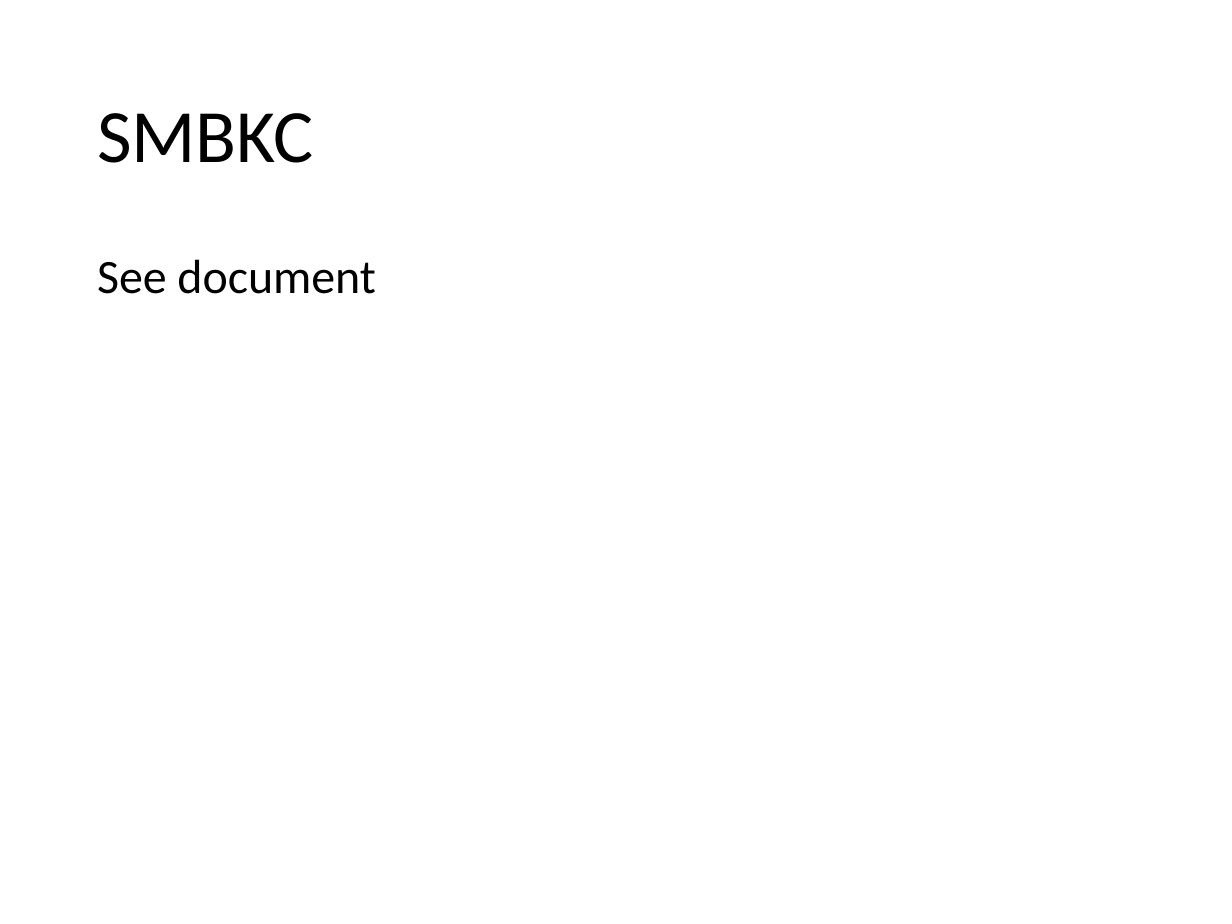
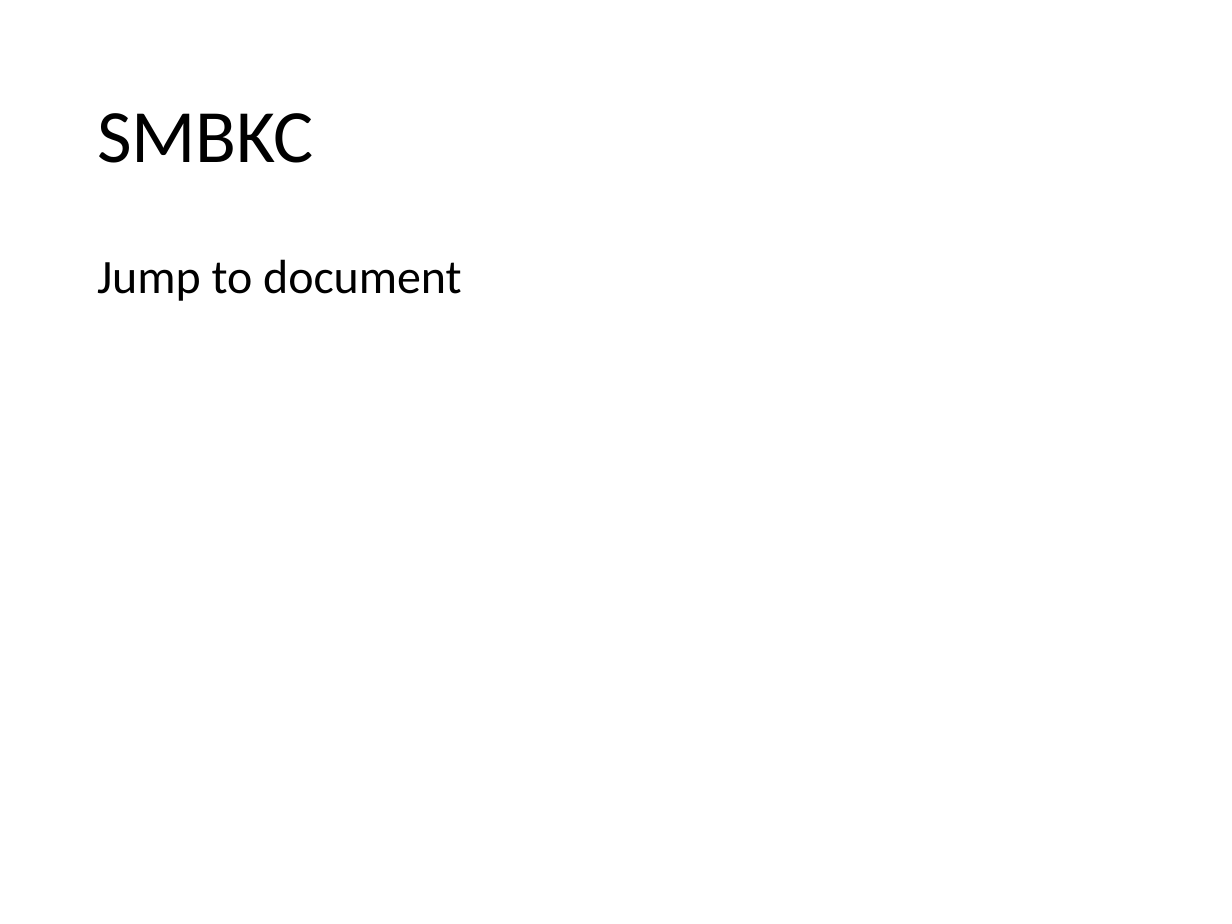
Before and after one commit to seacode/gmacs, a slide deck: slide 11 of docs/smbkc/smbkc.pptx (slide 8 before the commit). Drawn at 1232x924 pixels with LibreOffice and Linux fonts; fonts in the diff are those of the drawing. Boxes give left, top, right and bottom in pixels: in the first picture for what was removed or moved away, otherwise in the second. Text is boxed around its words. In the diff, an @@ line names an element or a change of style, - is before the commit and + after.

```diff
--- a/docs/smbkc/smbkc.pptx
+++ b/docs/smbkc/smbkc.pptx
@@ text at [97, 259, 461, 301]: text changed @@
-See document
+Jump to document
```
Also in this commit, not shown: 2 other slides changed, 4 slides added, 6 other files.
